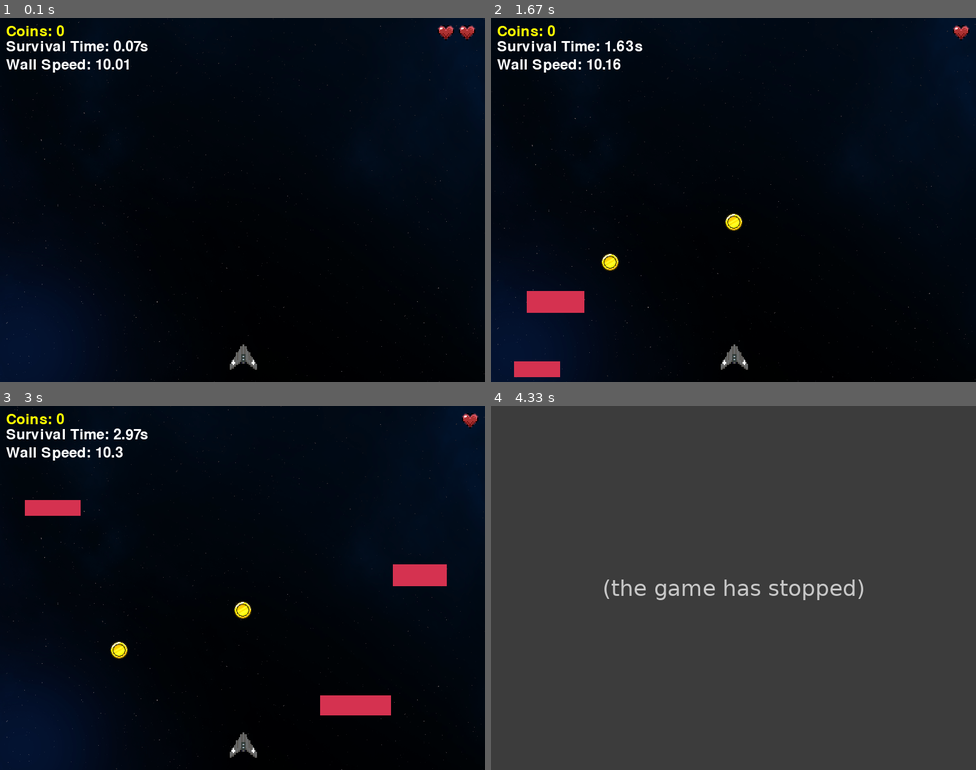
Above: before the commit, frames 1-4 (two rows, left to right).
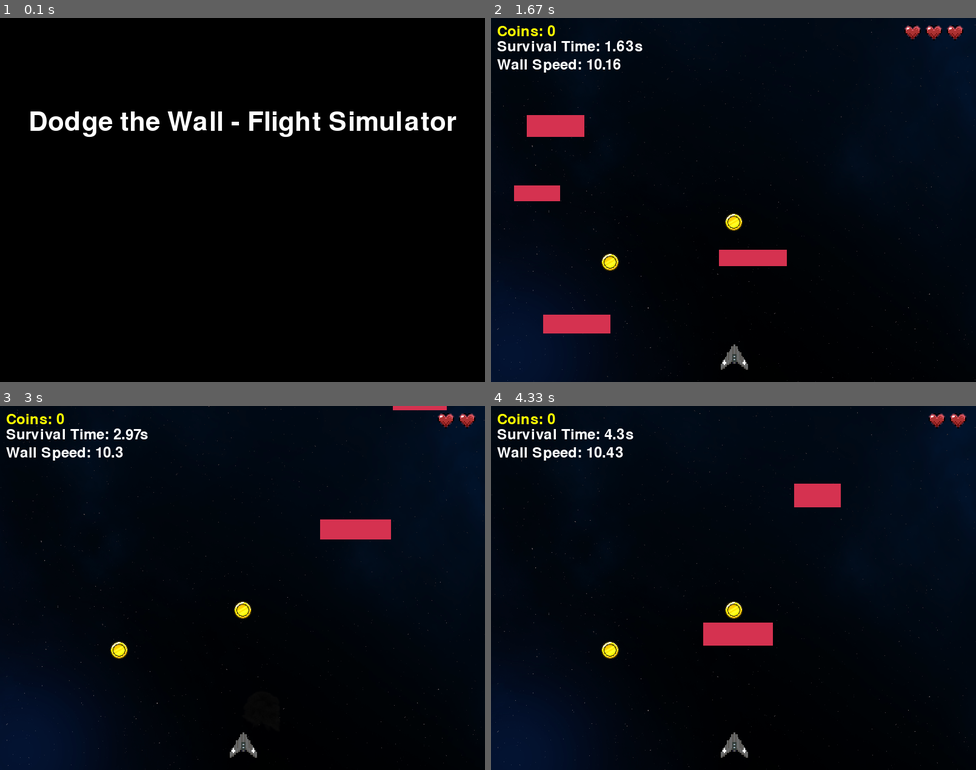
Above: after the commit, the same moments.

Repository: johnwangwyx/Dodge-The-Wall-pygame-with-STM32L4-
Game: pygame game, started from game.py
The game is run twice, just before and just after one commit, with the same random seed, the same clock (stepped at 60 frames per second) and the same inputs.
Inputs:
- Up to frame 1 (0.1 s): no input
- Up to frame 2 (1.67 s): tap Space at 0.33, 0.67 s
- Up to frame 3 (3 s): no input
- Up to frame 4 (4.33 s): no input

The runs differ from the first frame. In frame 1, 20% of the frame differs, in the area x 0-100%, y 0-100%; in frame 2, 4.2%; in frame 3, 3.3%; in frame 4, 100%.
Before the commit the program exited at 4.07 s; later frames show no game.

Commit message:
Add start screen and explosion animation

Diff:
--- a/game.py
+++ b/game.py
@@ -3,16 +3,13 @@
 from datetime import datetime
 import serial
 
-# Setup serial port
-ser = serial.Serial('/dev/cu.usbmodem1103', 115200, timeout=0)
-
 # Initialize the pygame module
 pygame.init()
 
 # Game parameters
 WIDTH, HEIGHT = 800, 600  # Screen dimensions
-PLAYER_ACC = 70           # Acceleration for player movement
-FRICTION = -0.3           # Friction affecting player movement (deceleration)
+PLAYER_ACC = 60           # Acceleration for player movement
+FRICTION = -0.5           # Friction affecting player movement (deceleration)
 FPS = 60                  # Frames per second (game refresh rate)
 WALL_SPEED = 15           # Speed at which walls move down the screen
 
@@ -24,7 +21,7 @@
 YELLOW = (255, 255, 0)
 BACKGROUND_COLOR = (0, 0, 0)
 
-PLAYER_HEALTH = 2
+PLAYER_HEALTH = 3
 
 COIN_COUNTER = 0
 
@@ -124,6 +121,26 @@
         screen.blit(self.image, (0, self.y1))
         screen.blit(self.image, (0, self.y2))
 
+class Explosion(pygame.sprite.Sprite):
+    def __init__(self, center, frames):
+        super().__init__()
+        self.frames = frames
+        self.image = self.frames[0]
+        self.rect = self.image.get_rect(center=center)
+        self.frame_index = 0
+        self.last_update = pygame.time.get_ticks()
+        self.frame_rate = 50  # Milliseconds between frames
+
+    def update(self):
+        now = pygame.time.get_ticks()
+        if now - self.last_update > self.frame_rate:
+            self.last_update = now
+            self.frame_index += 1
+            if self.frame_index == len(self.frames):
+                self.kill()  # Remove the sprite after the animation is done
+            else:
+                self.image = self.frames[self.frame_index]
+
 # Define Wall class
 class Wall(pygame.sprite.Sprite):
     def __init__(self, x, y, w, h, existing_walls=None):
@@ -157,6 +174,33 @@
         global COIN_COUNTER
         COIN_COUNTER += 1
 
+def draw_text(surf, text, size, x, y):
+    font = pygame.font.Font(None, size)
+    text_surface = font.render(text, True, WHITE)
+    text_rect = text_surface.get_rect()
+    text_rect.midtop = (x, y)
+    surf.blit(text_surface, text_rect)
+
+def show_start_screen(screen):
+    running = True
+    while running:
+        for event in pygame.event.get():
+            if event.type == pygame.QUIT:
+                pygame.quit()
+                return False  # Exit the game
+            if event.type == pygame.KEYDOWN:
+                if event.key == pygame.K_SPACE:
+                    running = False  # Start the game
+
+        screen.fill(BACKGROUND_COLOR)
+        draw_text(screen, "Dodge the Wall - Flight Simulator", 64, WIDTH / 2, HEIGHT / 4)
+        #draw_text(screen, "Press Space to Start", 22, WIDTH / 2, HEIGHT / 2)
+
+        pygame.display.flip()
+        pygame.time.wait(100)
+
+    return True
+
 
 # Main game loop
 def game_loop():
@@ -184,92 +228,103 @@
     full_heart = pygame.transform.scale(full_heart, (30, 30))
     empty_heart = pygame.transform.scale(empty_heart, (30, 30))
 
-    background = ScrollingBackground('Assets/background.png', 0.1)
-
-    while running:
-        # Calculate elapsed time to adjust wall speed dynamically
-        current_time = datetime.now()
-        elapsed_time = (current_time - start_time).total_seconds()
-        rounded_time = round(elapsed_time, 2)
-        global WALL_SPEED
-        WALL_SPEED = 10.0 + elapsed_time/10
-        WALL_SPEED = min(WALL_SPEED, 20.0)
-
-        clock.tick(FPS)  # Cap the game loop to the defined FPS
-
-        responwn_and_collect_coin(all_sprites, coins, player)
-
-        # Generate new walls if thebre are fewer than 5 on screen
-        if len(walls) < 5:
-            WALL_WIDTH = random.randint(70, 120)
-            WALL_HEIGHT = random.randint(20, 40)
-            random_x = random.randint(0, WIDTH - WALL_WIDTH)
-            # Ensure there's a gap between consecutive walls
-            gap = 70
-            random_y = last_wall_y - WALL_HEIGHT - gap
-            last_wall_y = random_y
-
-            wall = Wall(random_x, random_y, WALL_WIDTH, WALL_HEIGHT, walls)
-            all_sprites.add(wall)
-            walls.add(wall)
-
-        # Check for user events like closing the game window
-        for event in pygame.event.get():
-            if event.type == pygame.QUIT:
-                running = False
-
-        # Read data from UART
-        line = ser.readline().decode('utf-8')
-        if "roll and pitch," in line:
-            _, roll_str, pitch_str = line.split(',')
-            try:
-                roll = int(roll_str)
-                pitch = int(pitch_str)
-                player.update_with_data(roll, -pitch)
-            except ValueError:
-                pass
-        walls.update()
-
-        # Check for collisions between player and walls
-        hits = pygame.sprite.spritecollide(player, walls, True)
-        if hits:
-            player.health -= 1
-            if player.health <= 0:
-                running = False
-
-        # Draw all sprites on screen and update the display
-        # screen.fill(BACKGROUND_COLOR)
-        background.update()  # Update the background's position
-        background.draw(screen)  # Draw the background
-        all_sprites.draw(screen)
-
-
-        # Display Coins
-        font = pygame.font.SysFont(None, 36)  # Default font, size 36
-        text_surface = font.render(f"Coins: {COIN_COUNTER}", True, YELLOW)
-        screen.blit(text_surface, (10, 10))  # Draw at top-left
-
-        # Display Survival Time
-        text_surface = font.render(f"Survival Time: {rounded_time}s", True, WHITE)
-        screen.blit(text_surface, (10, 35))  # Draw at top-left
-
-        # Display Health
-        # font = pygame.font.Font(None, 36)
-        # health_text = font.render("Health: " + str(player.health), True, RED)
-        # screen.blit(health_text, (WIDTH - 150, 10))
-
-        # Display Health as Hearts
-        for i in range(player.health):  # Assuming a maximum of 2 health
-            if i < player.health:
-                screen.blit(full_heart, (WIDTH - (player.health*40) + (i * 35), 10))
-            else:
-                screen.blit(empty_heart, (WIDTH - (player.health*40) + (i * 35), 10))
-
-        # Display Current WALL_SPEED
-        speed_text = font.render(f"Wall Speed: {round(WALL_SPEED, 2)}", True, WHITE)  # Round WALL_SPEED for display
-        screen.blit(speed_text, (10, 65))
-
-        pygame.display.flip()
+    background = ScrollingBackground('Assets/background.png', 0.15)
+
+    explosion_frames = []
+    for i in range(1, 26):
+        filename = f'Assets/Explosion/{str(i).zfill(4)}.png'
+        img = pygame.image.load(filename).convert_alpha()
+        scaled_img = pygame.transform.scale(img, (120, 120))
+        explosion_frames.append(scaled_img)
+    explosion_sprites = pygame.sprite.Group()
+
+    if show_start_screen(screen):
+        pygame.event.clear()
+        # Setup serial port
+        ser = serial.Serial('/dev/cu.usbmodem1103', 115200, timeout=0)
+        while running:
+            # Calculate elapsed time to adjust wall speed dynamically
+            current_time = datetime.now()
+            elapsed_time = (current_time - start_time).total_seconds()
+            rounded_time = round(elapsed_time, 2)
+            global WALL_SPEED
+            WALL_SPEED = 10.0 + elapsed_time/10
+            WALL_SPEED = min(WALL_SPEED, 20.0)
+
+            clock.tick(FPS)  # Cap the game loop to the defined FPS
+
+            responwn_and_collect_coin(all_sprites, coins, player)
+
+            # Generate new walls if thebre are fewer than 5 on screen
+            if len(walls) < 5:
+                WALL_WIDTH = random.randint(70, 120)
+                WALL_HEIGHT = random.randint(20, 40)
+                random_x = random.randint(0, WIDTH - WALL_WIDTH)
+                # Ensure there's a gap between consecutive walls
+                gap = 70
+                random_y = last_wall_y - WALL_HEIGHT - gap
+                last_wall_y = random_y
+
+                wall = Wall(random_x, random_y, WALL_WIDTH, WALL_HEIGHT, walls)
+                all_sprites.add(wall)
+                walls.add(wall)
+
+            # Check for user events like closing the game window
+            for event in pygame.event.get():
+                if event.type == pygame.QUIT:
+                    running = False
+
+            # Read data from UART
+            line = ser.readline().decode('utf-8')
+            if "roll and pitch," in line:
+                _, roll_str, pitch_str = line.split(',')
+                try:
+                    roll = int(roll_str)
+                    pitch = int(pitch_str)
+                    player.update_with_data(roll, -pitch)
+                except ValueError:
+                    pass
+            walls.update()
+
+            # Check for collisions between player and walls
+            hits = pygame.sprite.spritecollide(player, walls, True)
+            if hits:
+                expl = Explosion(hits[0].rect.center, explosion_frames)
+                explosion_sprites.add(expl)
+                all_sprites.add(expl)
+                player.health -= 1
+                if player.health <= 0:
+                    running = False
+
+            # Draw all sprites on screen and update the display
+            # screen.fill(BACKGROUND_COLOR)
+            background.update()  # Update the background's position
+            background.draw(screen)  # Draw the background
+            explosion_sprites.update()
+            all_sprites.draw(screen)
+
+
+            # Display Coins
+            font = pygame.font.SysFont(None, 36)  # Default font, size 36
+            text_surface = font.render(f"Coins: {COIN_COUNTER}", True, YELLOW)
+            screen.blit(text_surface, (10, 10))  # Draw at top-left
+
+            # Display Survival Time
+            text_surface = font.render(f"Survival Time: {rounded_time}s", True, WHITE)
+            screen.blit(text_surface, (10, 35))  # Draw at top-left
+
+            # Display Health as Hearts
+            for i in range(player.health):  # Assuming a maximum of 2 health
+                if i < player.health:
+                    screen.blit(full_heart, (WIDTH - (player.health*40) + (i * 35), 10))
+                else:
+                    screen.blit(empty_heart, (WIDTH - (player.health*40) + (i * 35), 10))
+
+            # Display Current WALL_SPEED
+            speed_text = font.render(f"Wall Speed: {round(WALL_SPEED, 2)}", True, WHITE)  # Round WALL_SPEED for display
+            screen.blit(speed_text, (10, 65))
+
+            pygame.display.flip()
 
     pygame.quit()  # End the game
 
Binary file added: Assets/Explosion/0001.png
Binary file added: Assets/Explosion/0002.png
Binary file added: Assets/Explosion/0003.png
Binary file added: Assets/Explosion/0004.png
Binary file added: Assets/Explosion/0005.png
Binary file added: Assets/Explosion/0006.png
Binary file added: Assets/Explosion/0007.png
Binary file added: Assets/Explosion/0008.png
Binary file added: Assets/Explosion/0009.png
Binary file added: Assets/Explosion/0010.png
Binary file added: Assets/Explosion/0011.png
Binary file added: Assets/Explosion/0012.png
(and 13 more such lines)
